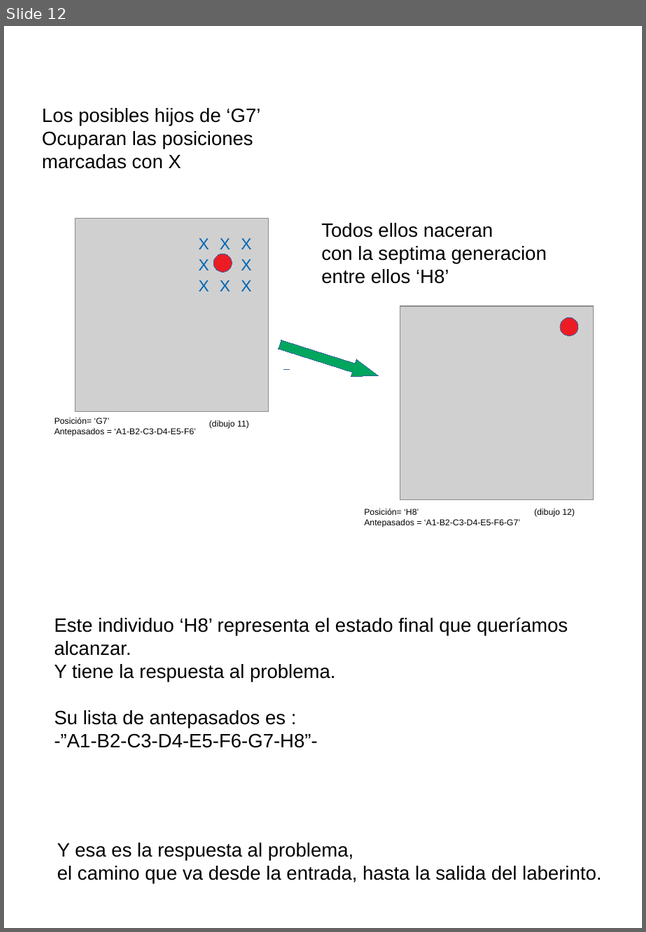
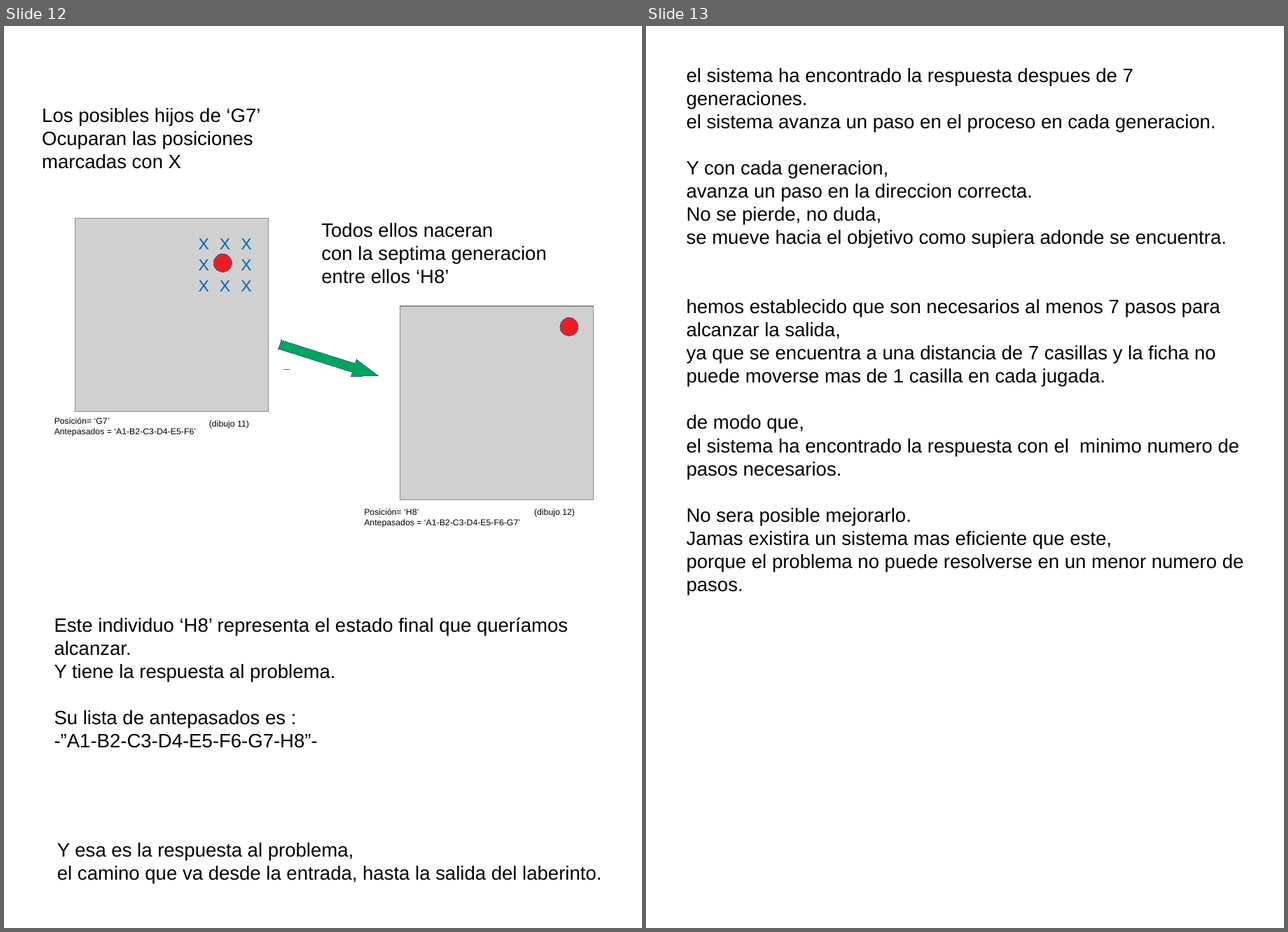
Before and after one commit to fabhrius/La-Cosa, a slide deck: capitulos/Eficiencia y numero de calculos/Eficiencia y numero de calculos.odp. Shown side by side, each under a label of ours: slide 12 before the commit, slides 12 and 13 after it. The pictures are 646x932 and 1288x932 pixels, drawn with LibreOffice and Linux fonts; fonts in the diff are those of the drawing; grey boxes stand for pictures. Boxes give left, top, right and bottom in pixels: in the first picture for what was removed or moved away, otherwise in the second. Text is boxed around its words. In the diff, an @@ line names an element or a change of style, - is before the commit and + after.

Commit message:
eficiencia y numero de calculos - borrador completo

```diff
--- a/capitulos/Eficiencia y numero de calculos/Eficiencia y numero de calculos.odp
+++ b/capitulos/Eficiencia y numero de calculos/Eficiencia y numero de calculos.odp
@@ slide 13 added at (646,26,1284,928), background #FFFFFF @@
@@ text added at (687,68,1244,571), 18 pt, text #000000 @@
+el sistema ha encontrado la respuesta despues de 7 generaciones.
+el sistema avanza un paso en el proceso en cada generacion.
+Y con cada generacion,
+avanza un paso en la direccion correcta.
+No se pierde, no duda,
+se mueve hacia el objetivo como supiera adonde se encuentra.
+hemos establecido que son necesarios al menos 7 pasos para alcanzar la salida,
+ya que se encuentra a una distancia de 7 casillas y la ficha no puede moverse mas de 1 casilla en cada jugada.
+de modo que,
+el sistema ha encontrado la respuesta con el minimo numero de pasos necesarios.
+No sera posible mejorarlo.
+Jamas existira un sistema mas eficiente que este,
+porque el problema no puede resolverse en un menor numero de pasos.
```
Also in this commit, not shown: 1 other slide added, 9 slides removed, 1 other file.
